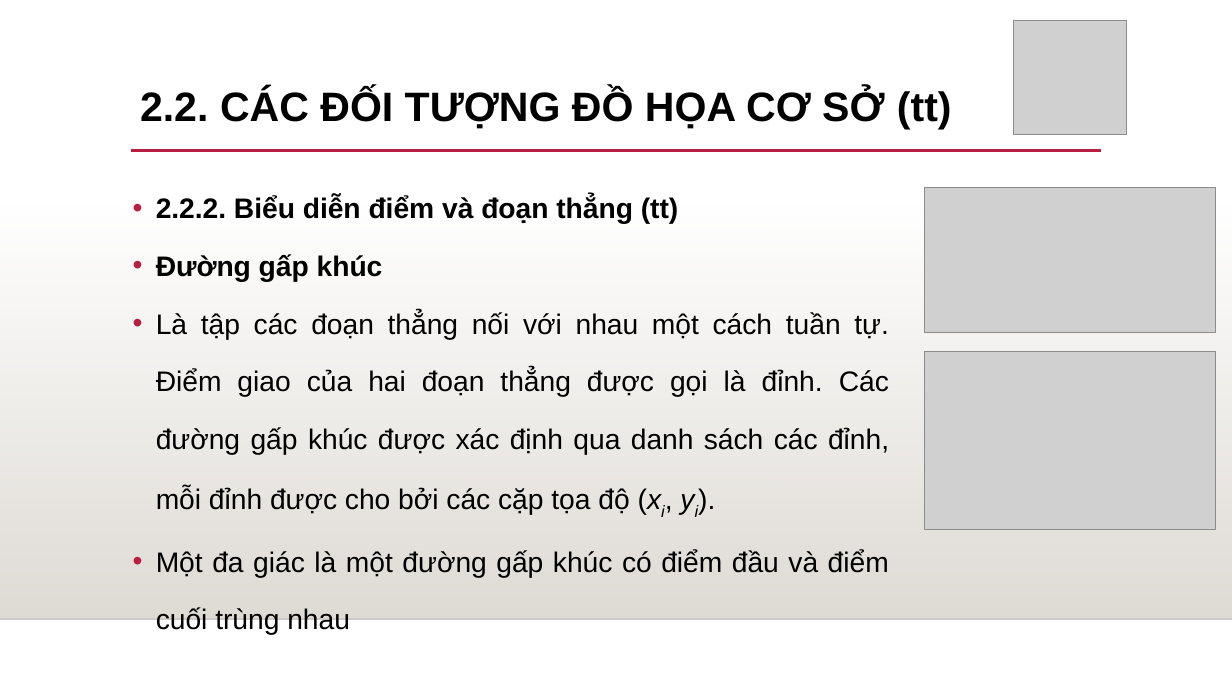
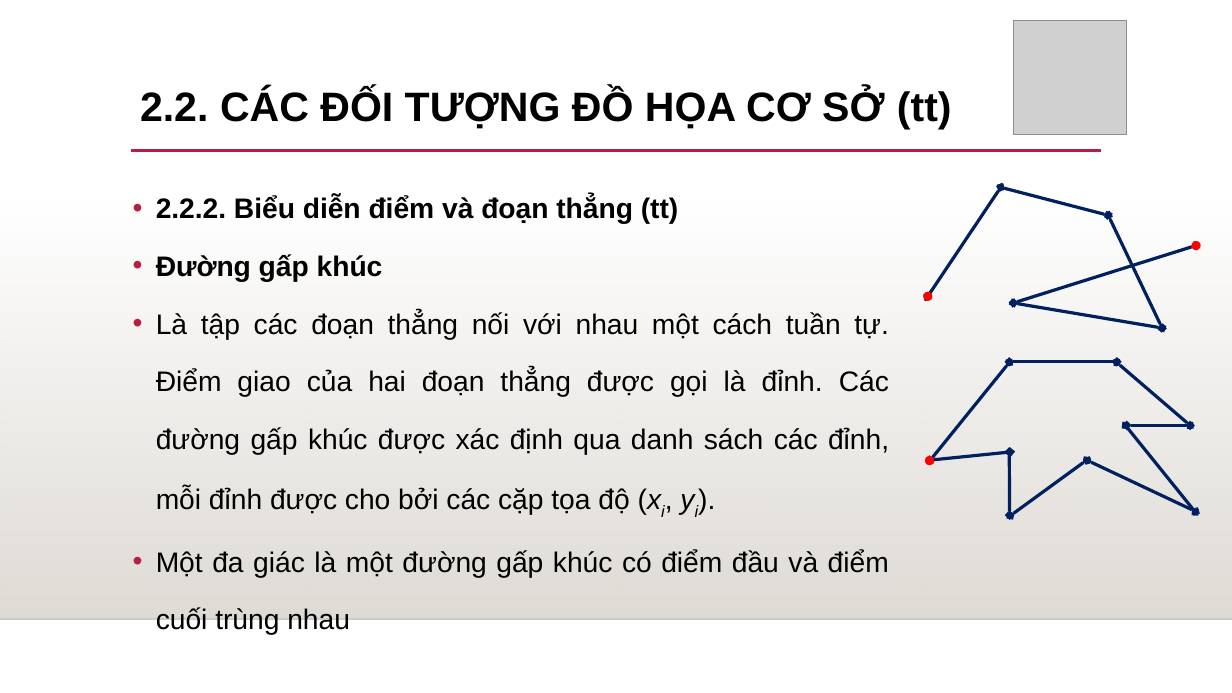
Before and after one commit to thinhdoanvu/ComputerGraphics, a slide deck: slide 9 of GiangThu_2019.pptx. Drawn at 1232x693 pixels with LibreOffice and Linux fonts; fonts in the diff are those of the drawing; grey boxes stand for pictures; background and template pictures are left out. Boxes give left, top, right and bottom in pixels: in the first picture for what was removed or moved away, otherwise in the second. Text is boxed around its words. In the diff, an @@ line names an element or a change of style, - is before the commit and + after.

```diff
--- a/GiangThu_2019.pptx
+++ b/GiangThu_2019.pptx
@@ picture removed at (924,188,1216,333) @@
@@ double arrow added from (928, 297) to (1001, 188), #002060 2.5 pt @@
@@ double arrow added from (1001, 188) to (1108, 215), #002060 2.5 pt @@
@@ double arrow added from (1108, 215) to (1163, 328), #002060 2.5 pt @@
@@ double arrow added from (1014, 303) to (1196, 246), #002060 2.5 pt @@
@@ ellipse added at (1191,241,1201,250), fill #FF0000 @@
@@ ellipse added at (923,292,933,301), fill #FF0000 @@
@@ double arrow added from (1014, 303) to (1163, 328), #002060 2.5 pt @@
@@ picture removed at (924,352,1216,531) @@
@@ double arrow added from (931, 460) to (1009, 362), #002060 2.5 pt @@
@@ double arrow added from (1009, 362) to (1117, 362), #002060 2.5 pt @@
@@ double arrow added from (1117, 362) to (1190, 425), #002060 2.5 pt @@
@@ double arrow added from (1126, 425) to (1196, 512), #002060 2.5 pt @@
@@ double arrow added from (1127, 425) to (1190, 425), #002060 2.5 pt @@
@@ ellipse added at (925,456,934,465), fill #FF0000 @@
@@ double arrow added from (931, 460) to (1010, 452), #002060 2.5 pt @@
@@ double arrow added from (1009, 452) to (1010, 516), #002060 2.5 pt @@
@@ double arrow added from (1010, 516) to (1087, 460), #002060 2.5 pt @@
@@ double arrow added from (1088, 460) to (1196, 512), #002060 2.5 pt @@
```
Also in this commit, not shown: 7 other slides changed.
